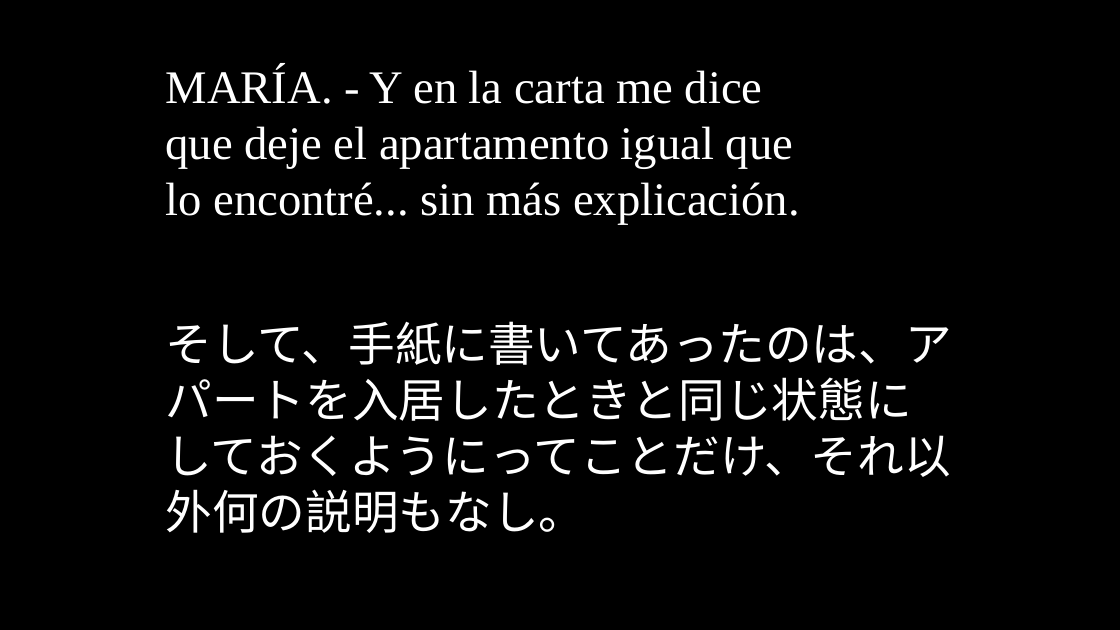
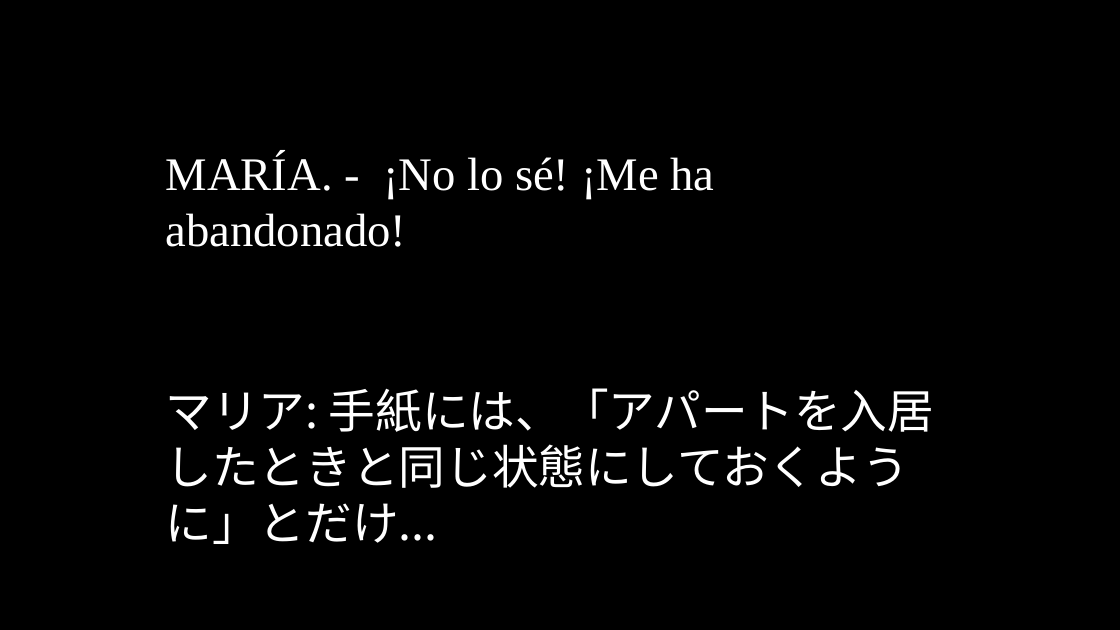
Before and after one commit to oulcggc/lang-drama-caption, a slide deck: slide 153 of complete-cap.pptx (slide 151 before the commit). Drawn at 1120x630 pixels with LibreOffice and Linux fonts; fonts in the diff are those of the drawing. Boxes give left, top, right and bottom in pixels: in the first picture for what was removed or moved away, otherwise in the second. Text is boxed around its words. In the diff, an @@ line names an element or a change of style, - is before the commit and + after.

```diff
--- a/complete-cap.pptx
+++ b/complete-cap.pptx
@@ text removed at [166, 67, 800, 225] @@
-MARÍA. - Y en la carta me dice que deje el apartamento igual que lo encontré... sin más explicación.
@@ text added at [166, 154, 714, 247], 40 pt, text #FFFFFF @@
+MARÍA. - ¡No lo sé! ¡Me ha abandonado!
@@ text at [166, 388, 934, 544]: text changed @@
-そして、手紙に書いてあったのは、アパートを入居したときと同じ状態にしておくようにってことだけ、それ以外何の説明もなし。
+マリア: 手紙には、「アパートを入居したときと同じ状態にしておくように」とだけ...
```
Also in this commit, not shown: 97 other slides changed, 60 slides added, 60 slides removed, 1 other file.
